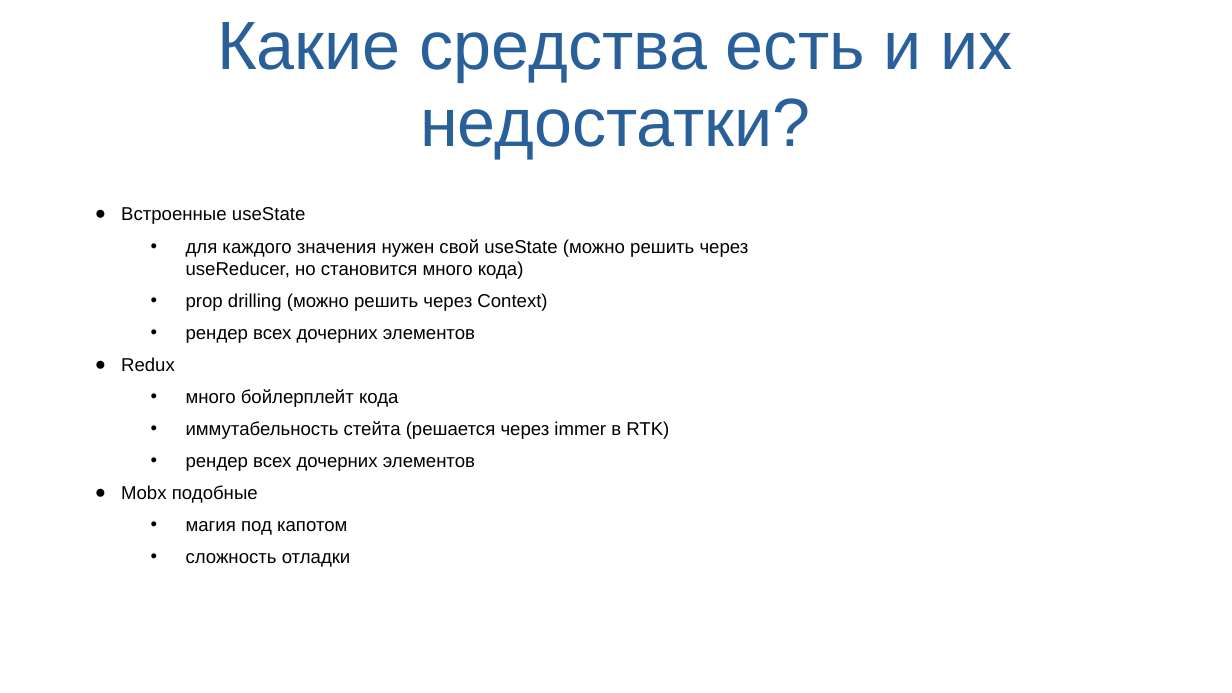
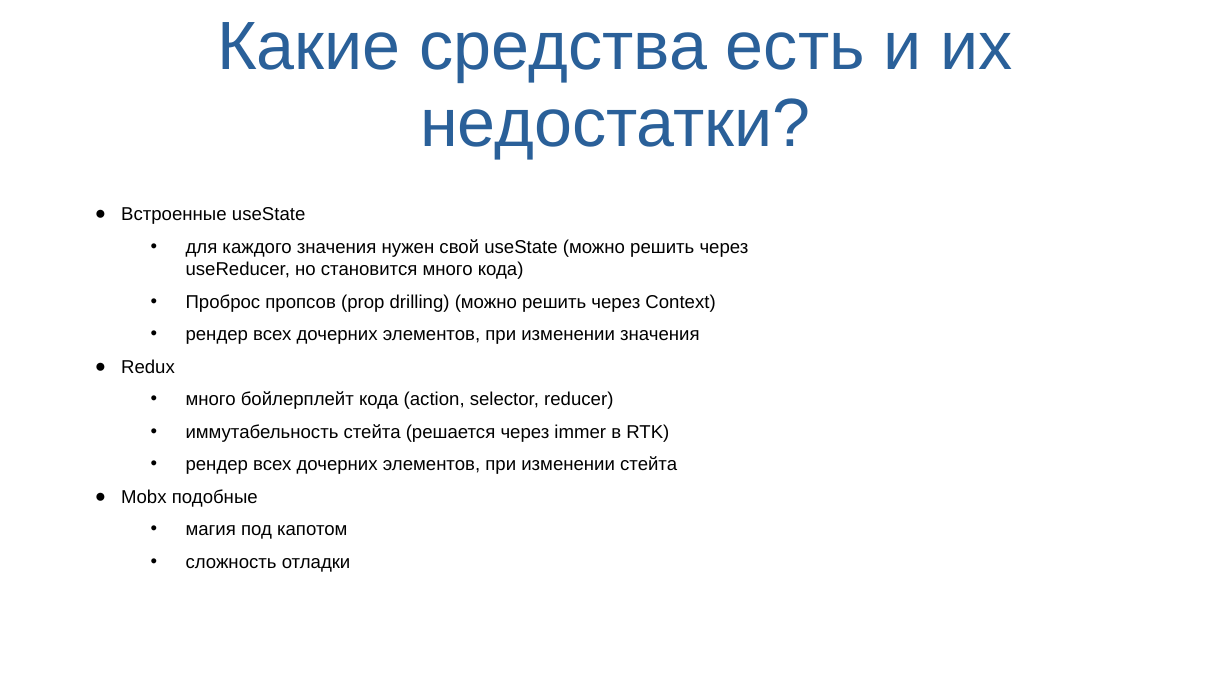
Before and after one commit to uzambara/react-signals, a slide deck: slide 2 of Преза/Преза.ppt. Drawn at 1232x693 pixels with LibreOffice and Linux fonts; fonts in the diff are those of the drawing. Boxes give left, top, right and bottom in pixels: in the first picture for what was removed or moved away, otherwise in the second. Text is boxed around its words. In the diff, an @@ line names an element or a change of style, - is before the commit and + after.

```diff
--- a/Преза/Преза.ppt
+++ b/Преза/Преза.ppt
@@ text at [186,294,715,344]: text changed @@
-  • prop drilling (можно решить через Context)
-  • рендер всех дочерних элементов
+  • Проброс пропсов (prop drilling) (можно решить через Context)
+  • рендер всех дочерних элементов, при изменении значения
@@ text at [186,391,613,409]: text changed @@
-  • много бойлерплейт кода
+  • много бойлерплейт кода (action, selector, reducer)
@@ text at [186,456,677,474]: text changed @@
-  • рендер всех дочерних элементов
+  • рендер всех дочерних элементов, при изменении стейта
```
Also in this commit, not shown: 1 other file.
